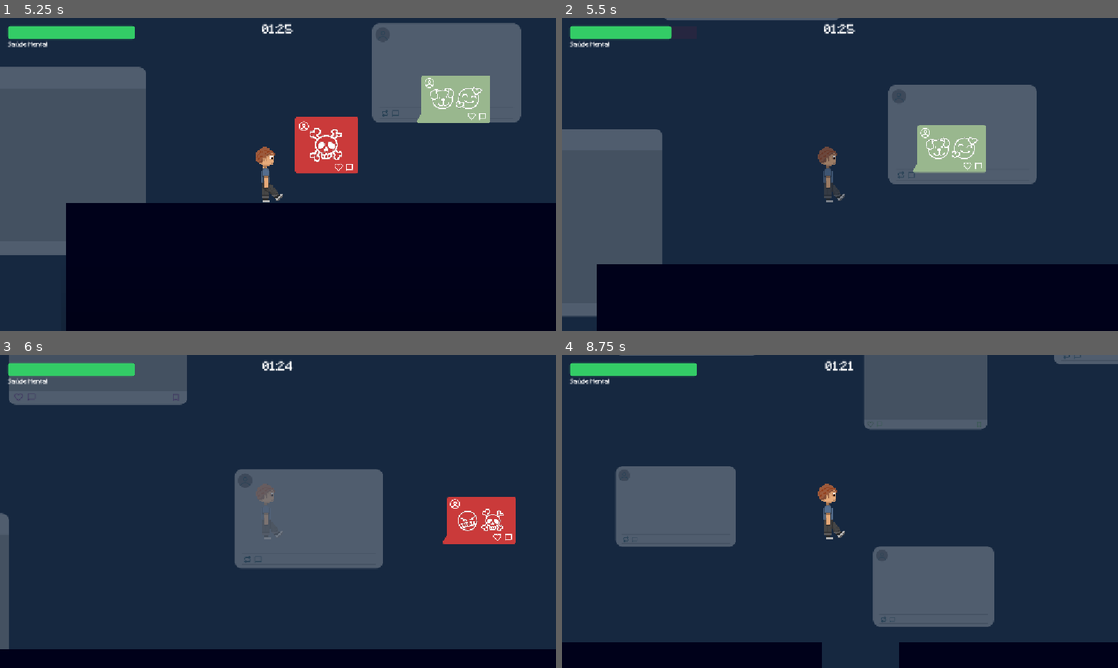
Above: before the commit, frames 1-4 (two rows, left to right).
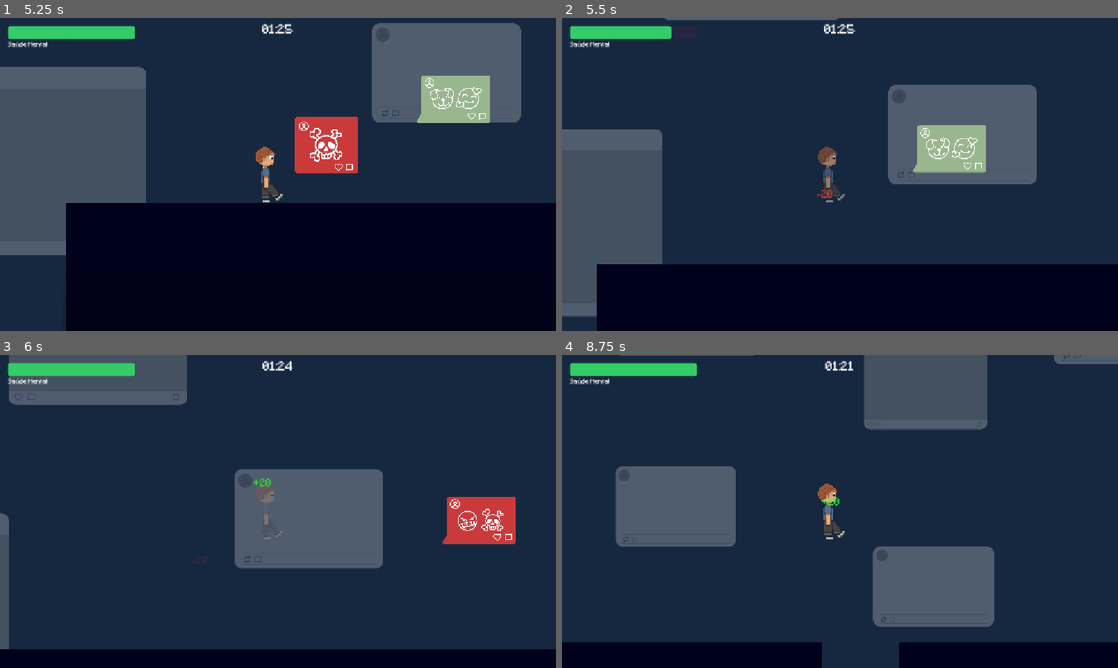
Above: after the commit, the same moments.

Repository: mota-pedro/projeto-ese
Game: Godot game, scene res://main_menu.tscn
Same seed, same stepped clock (60 frames per second), same inputs: the game is played once before the commit and once after it.
Inputs:
- Up to frame 1 (5.25 s): click "Jogar" at 0.5 s; tap Enter (ui_accept) at 1.25, 1.52, 2.27, 3.77, 4.52 s; hold Right (ui_right) 1.28-2.78 s; hold Left (ui_left) 2.78-5.03 s; hold Right (ui_right) from 5.03 s (still down)
- Up to frame 2 (5.5 s): keep holding Right (ui_right); tap Enter (ui_accept) at 5.27 s
- Up to frame 3 (6 s): keep holding Right (ui_right)
- Up to frame 4 (8.75 s): keep holding Right (ui_right); tap Enter (ui_accept) at 6.77, 7.52, 8.27 s

Frame 1 is identical in both runs. In frame 2, less than 0.1% of the frame differs, in the area x 45-49%, y 54-58%; in frame 3, less than 0.1%, in the area x 34-49%, y 39-67%; in frame 4, less than 0.1%.

Commit message:
feat: feedback visual quando interage com posts

Diff:
--- a/character_body_2d.gd
+++ b/character_body_2d.gd
@@ -10,6 +10,8 @@
 const SHAKE_MIN_INTENSITY: float = 1.5
 const SHAKE_MAX_INTENSITY: float = 5.0
 const SHAKE_RECOVER_SPEED: float = 10.0
+
+const DAMAGE_NUMBER = preload("res://damage_number.tscn")
 
 var max_health: int = 10
 var health: int = 10
@@ -101,6 +103,7 @@
 		return
 	health = max(0, health - amount)
 	emit_signal("health_changed", health, max_health)
+	_spawn_feedback(amount, false)
 	_start_invincibility()
 	if health <= 0:
 		pass
@@ -108,6 +111,7 @@
 func heal(amount: int):
 	health = min(max_health, health + amount)
 	emit_signal("health_changed", health, max_health)
+	_spawn_feedback(amount, true)
 
 func _start_invincibility():
 	is_invincible = true
@@ -156,3 +160,9 @@
 
 	if is_instance_valid(hud):
 		hud.mostrar_invisibilidade(false)
+
+func _spawn_feedback(valor: int, positivo: bool):
+	var numero = DAMAGE_NUMBER.instantiate()
+	get_tree().current_scene.add_child(numero)
+	numero.global_position = global_position + Vector2(0, -60)
+	numero.setup(valor*10, positivo)
--- /dev/null
+++ b/damage_number.gd
@@ -0,0 +1,19 @@
+# damage_number.gd
+extends Node2D
+
+@onready var label: Label = $Label
+
+func setup(valor: int, positivo: bool):
+	if positivo:
+		label.text = "+%d" % valor
+		label.modulate = Color(0.2, 1.0, 0.2)  # verde
+	else:
+		label.text = "-%d" % valor
+		label.modulate = Color(1.0, 0.2, 0.2)  # vermelho
+
+	# Animação: sobe e some
+	var tween = create_tween()
+	tween.set_parallel(true)
+	tween.tween_property(self, "position:y", position.y - 60, 0.8)
+	tween.tween_property(label, "modulate:a", 0.0, 0.8)
+	tween.chain().tween_callback(queue_free)
--- /dev/null
+++ b/damage_number.tscn
@@ -0,0 +1,11 @@
+[gd_scene format=3 uid="uid://58pkq0fpabdm"]
+
+[ext_resource type="Script" uid="uid://dteb8e4n4h5ev" path="res://damage_number.gd" id="1_jany0"]
+
+[node name="DamageNumber" type="Node2D" unique_id=1375722552]
+script = ExtResource("1_jany0")
+
+[node name="Label" type="Label" parent="." unique_id=208748221]
+offset_right = 40.0
+offset_bottom = 16.0
+theme_override_font_sizes/font_size = 22
Not shown, added: damage_number.gd.uid
